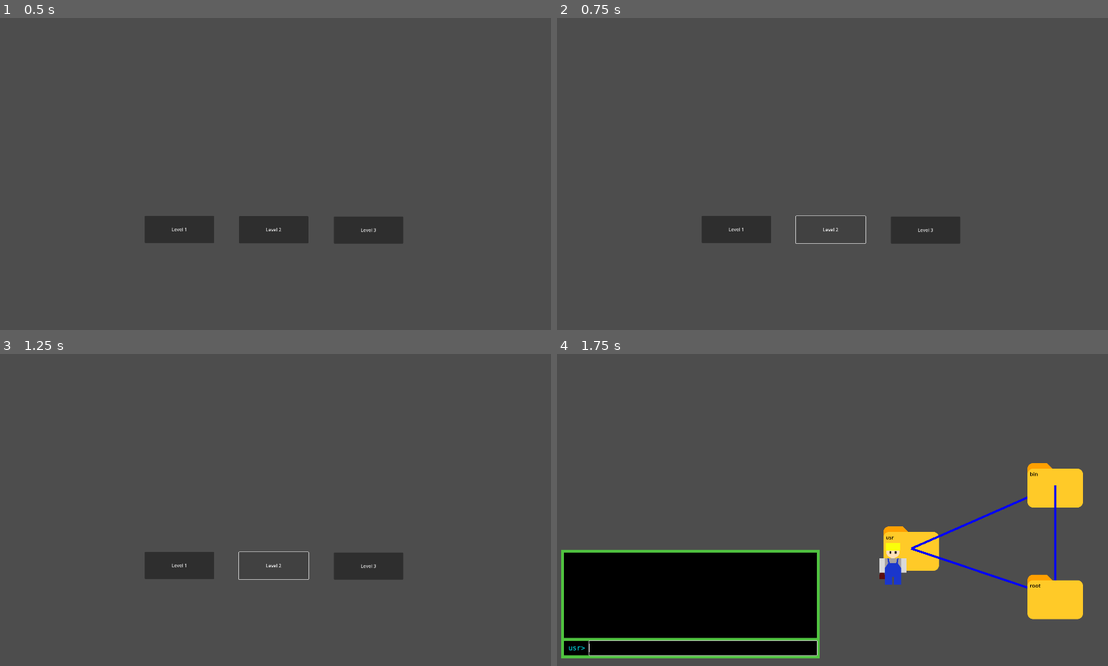
Above: before the commit, frames 1-4 (two rows, left to right).
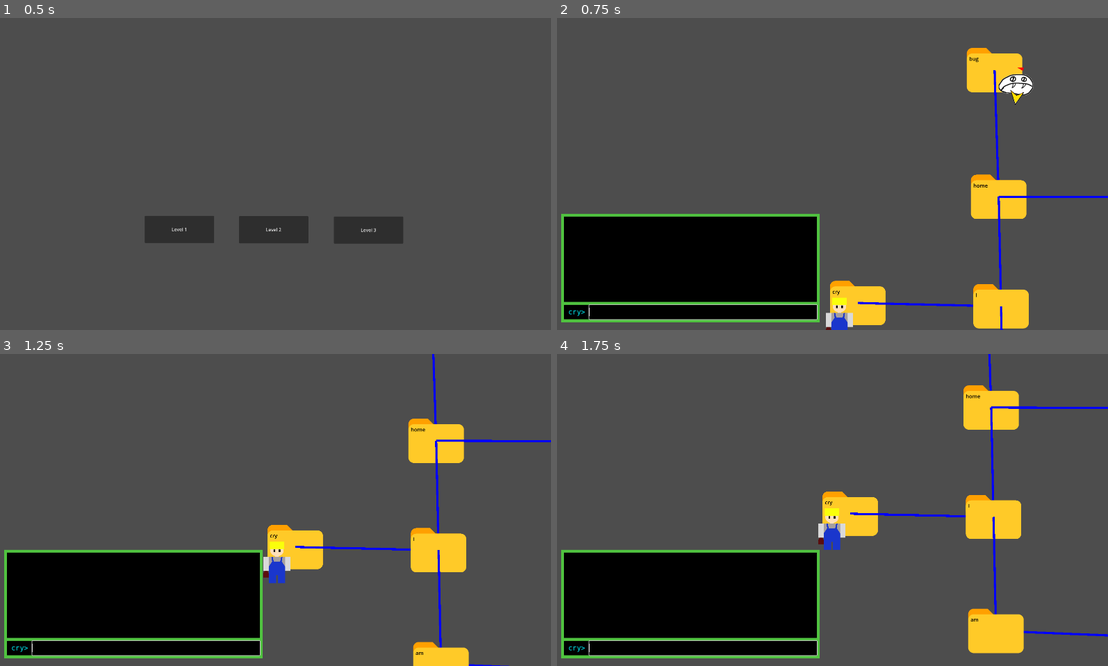
Above: after the commit, the same moments.

Repository: rhycha/G_A-SE_Project-Posixion
Game: Godot game, scene res://main_menu.tscn
Same seed, same stepped clock (60 frames per second), same inputs: the game is played once before the commit and once after it.
Inputs (mouse positions are in pixels of both pictures, inside the frame that each line leads up to):
- Up to frame 1 (0.5 s): no input
- Up to frame 2 (0.75 s): click "Level 2" at 0.5 s
- Up to frame 3 (1.25 s): no input
- Up to frame 4 (1.75 s): click (738, 566) at 1.25 s, where only the run before the commit has a clickable "Level 1"

Frame 1 is identical in both runs. In frame 2, 23% of the frame differs, in the area x 0-100%, y 9-100%; in frame 3, 23%; in frame 4, 11%.

Commit message:
Add second level

Diff:
--- a/Source/folder/folder.gd
+++ b/Source/folder/folder.gd
@@ -15,6 +15,7 @@
 func check_in(entity_name : String):
 	entities_inside.append(entity_name)
 	if "Player" in entities_inside and "Monster" in entities_inside:
+		print(entities_inside)
 		monster_cached_player.emit()
 
 	if "Player" in 	entities_inside:
@@ -44,6 +45,7 @@
 
 func check_out(entity_name : String):
 	entities_inside.erase(entity_name)
+	print(entities_inside)
 
 func get_player_position():
 	return player_position.global_position
--- a/Source/levels/base_level.gd
+++ b/Source/levels/base_level.gd
@@ -29,9 +29,7 @@
 			var destination_folder = find_child(command_and_arguments[1])
 			player.move(destination_folder)
 			console.setup(destination_folder)
-			print("oo")
 		"ls":
-			print("siema")
 			console.current_directory.unlock_hidden_connections()
 
 
--- a/Source/levels/level1.gd
+++ b/Source/levels/level1.gd
@@ -9,7 +9,7 @@
 	"root": ["usr", "bin"]
 }
 
-var monster_position = []
+var monster_position = ["bin"]
 
 var hidden_folders = []
 
--- a/Source/levels/level_2.gd
+++ b/Source/levels/level_2.gd
@@ -1,33 +1,66 @@
 extends Node2D
 
 var folder_connections = {
-	"etc": ["usr"],
-	"logs": [],
-	"usr": ["logs", "packages"],
-	"packages": [],
-	"data": [],
-	"tools": [],
-	"http": [],
-	"sys": [],
-	"modules": [],
-	"kernel": [],
-	"temp": [],
-	"cache": [],
+	"cry": [
+		"I"
+	],
+	"I": [
+		"cry",
+		"am",
+		"home"
+	],
+	"home": [
+		"I",
+		"you",
+		"bug"
+	],
+	"bug": [
+		"home"
+	],
+	"am": [
+		"I",
+		"fool"
+	],
+	"fool": [
+		"am"
+	],
+	"crushed": [
+		"by_car",
+		"my_car",
+		"you"
+	],
+	"my_car": [
+		"crushed"
+	],
+	"by_car": [
+		"crushed"
+	],
+	"you": [
+		"home",
+		"crushed",
+		"and"
+	],
+	"and": [
+		"you",
+		"your"
+	],
+	"your": [
+		"and",
+		"brother"
+	],
+	"brother": [
+		"your"
+	]
 }
 
-var monsers_spawn_positions = ["data"]
+#var monsers_spawn_positions = []
+var monsers_spawn_positions = ["bug"]
 
+var hidden_folders = ["my_car"]
 
-# Called when the node enters the scene tree for the first time.
 func _ready():
-	$BaseLevel.setup(folder_connections, monsers_spawn_positions)
+	$BaseLevel.setup(folder_connections, monsers_spawn_positions, hidden_folders)
 	pass # Replace with function body.
 
-
-# Called every frame. 'delta' is the elapsed time since the previous frame.
 func _process(delta):
 	pass
-
-
-func _on_root_player_entered():
-	$BaseLevel.end_game(true)
--- a/Source/levels/level_2.tscn
+++ b/Source/levels/level_2.tscn
@@ -8,41 +8,44 @@
 script = ExtResource("1_jua8i")
 
 [node name="BaseLevel" parent="." instance=ExtResource("2_w5e4l")]
+player_start = "cry"
+finish_folder = "my_car"
 
-[node name="etc" parent="BaseLevel" instance=ExtResource("3_114h1")]
-position = Vector2(135, 584)
+[node name="fool" parent="BaseLevel" instance=ExtResource("3_114h1")]
+position = Vector2(1491, 1430)
 
-[node name="logs" parent="BaseLevel" instance=ExtResource("3_114h1")]
-position = Vector2(815, 64)
+[node name="cry" parent="BaseLevel" instance=ExtResource("3_114h1")]
+position = Vector2(142, 862)
 
-[node name="usr" parent="BaseLevel" instance=ExtResource("3_114h1")]
-position = Vector2(806, 586)
+[node name="bug" parent="BaseLevel" instance=ExtResource("3_114h1")]
+position = Vector2(773, -213)
 
-[node name="packages" parent="BaseLevel" instance=ExtResource("3_114h1")]
-position = Vector2(817, 1181)
+[node name="home" parent="BaseLevel" instance=ExtResource("3_114h1")]
+position = Vector2(792, 372)
 
-[node name="data" parent="BaseLevel" instance=ExtResource("3_114h1")]
-position = Vector2(1531, 49)
+[node name="I" parent="BaseLevel" instance=ExtResource("3_114h1")]
+position = Vector2(803, 877)
 
-[node name="tools" parent="BaseLevel" instance=ExtResource("3_114h1")]
-position = Vector2(1552, 603)
+[node name="am" parent="BaseLevel" instance=ExtResource("3_114h1")]
+position = Vector2(814, 1403)
 
-[node name="http" parent="BaseLevel" instance=ExtResource("3_114h1")]
-position = Vector2(1536, 1187)
+[node name="you" parent="BaseLevel" instance=ExtResource("3_114h1")]
+position = Vector2(1458, 374)
 
-[node name="sys" parent="BaseLevel" instance=ExtResource("3_114h1")]
-position = Vector2(2284, 56)
+[node name="crushed" parent="BaseLevel" instance=ExtResource("3_114h1")]
+position = Vector2(1482, 858)
 
-[node name="modules" parent="BaseLevel" instance=ExtResource("3_114h1")]
-position = Vector2(2276, 620)
+[node name="my_car" parent="BaseLevel" instance=ExtResource("3_114h1")]
+position = Vector2(1493, 1154)
 
-[node name="kernel" parent="BaseLevel" instance=ExtResource("3_114h1")]
-position = Vector2(2270, 1181)
+[node name="and" parent="BaseLevel" instance=ExtResource("3_114h1")]
+position = Vector2(2125, 404)
 
-[node name="temp" parent="BaseLevel" instance=ExtResource("3_114h1")]
-position = Vector2(3100, 638)
+[node name="by_car" parent="BaseLevel" instance=ExtResource("3_114h1")]
+position = Vector2(2144, 858)
 
-[node name="cache" parent="BaseLevel" instance=ExtResource("3_114h1")]
-position = Vector2(3095, 90)
+[node name="your" parent="BaseLevel" instance=ExtResource("3_114h1")]
+position = Vector2(2905, 870)
 
-[connection signal="player_entered" from="BaseLevel/data" to="." method="_on_root_player_entered"]
+[node name="brother" parent="BaseLevel" instance=ExtResource("3_114h1")]
+position = Vector2(2896, 395)
--- a/Source/main_menu.gd
+++ b/Source/main_menu.gd
@@ -16,7 +16,7 @@
 
 
 func _on_level_2_pressed() -> void:
-	get_tree()
+	get_tree().change_scene_to_file("res://levels/level_2.tscn")
 
 
 func _on_level_3_pressed() -> void:
--- a/Source/player/player.gd
+++ b/Source/player/player.gd
@@ -20,4 +20,5 @@
 	move_timer.wait_time = move_speed
 
 func _on_move_timer_timeout():
+	move_timer.stop()
 	current_folder.check_in("Player")
Not shown, added: .gitignore
Not shown, added: levels/.$1.drawio.bkp
Not shown, added: levels/.$2.drawio.bkp
Not shown, added: levels/1.drawio
Not shown, added: levels/1.drawio.xml
Not shown, added: levels/2.drawio
Not shown, added: levels/2.drawio.xml
